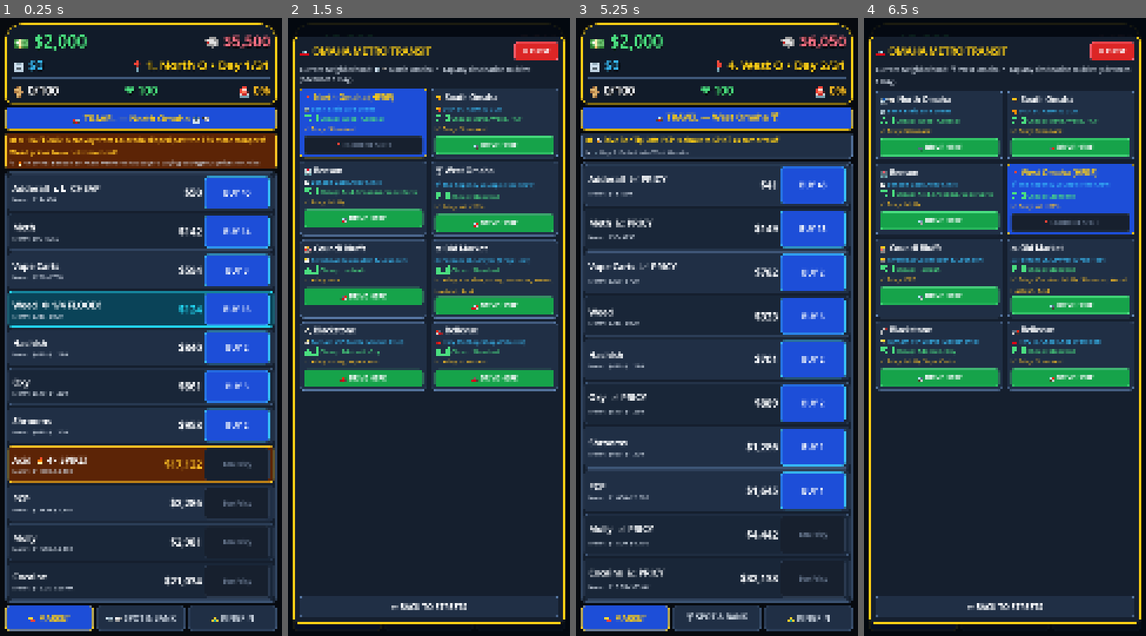
Above: before the commit, frames 1-4 (left to right).
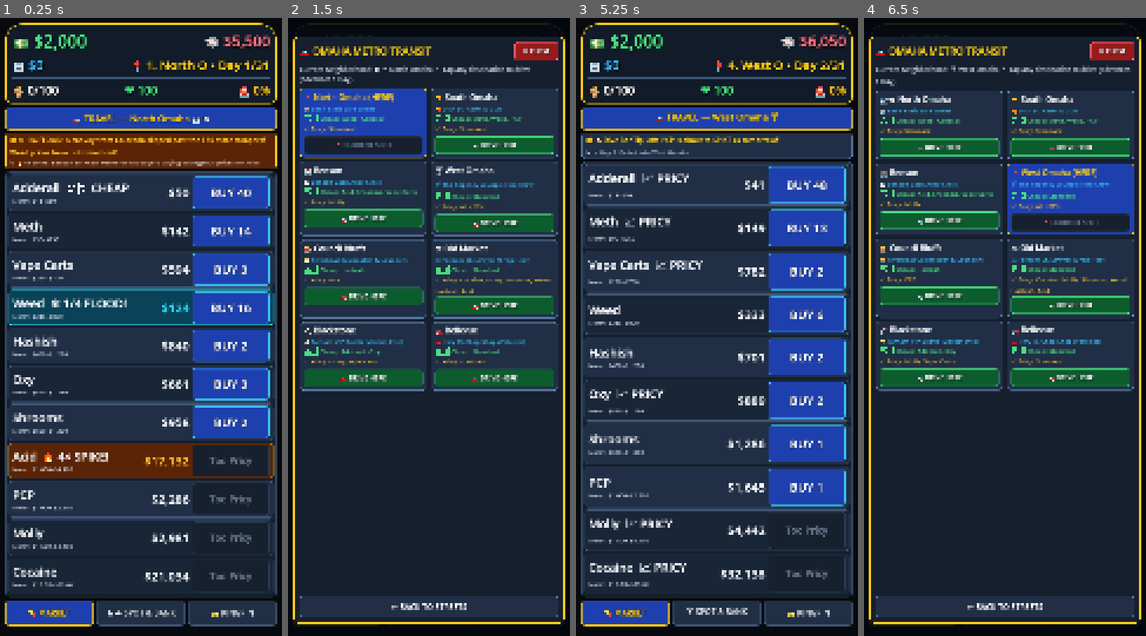
Above: after the commit, the same moments.

Repository: TimGoergen/dope-wars
Game: Godot game, scene res://Main.tscn
Same seed, same stepped clock (60 frames per second), same inputs: the game is played once before the commit and once after it.
Inputs (mouse positions are in pixels of both pictures, inside the frame that each line leads up to):
- Up to frame 1 (0.25 s): no input
- Up to frame 2 (1.5 s): click "🚗 TRAVEL — North Omaha 🏦🦈" at 0.5 s; click (395, 191) at 1.27 s
- Up to frame 3 (5.25 s): click (677, 191) at 2.02 s; click "BUY 40" at 2.75 s; click (683, 234) at 3.52 s; click (677, 228) at 4.27 s; click "BUY 14" at 5 s
- Up to frame 4 (6.5 s): click "🚗 TRAVEL — West Omaha 🍸" at 5.75 s

The runs differ from the first frame. In frame 1, 28% of the frame differs, in the area x 1-99%, y 14-100%; in frame 2, 11%; in frame 3, 29%; in frame 4, 12%.

Commit message:
feat(ui): match bottom margin to top, disable focus on unavailable rows, enlarge drug/SELL button text and boost contrast

Diff:
--- a/game/scripts/Main.gd
+++ b/game/scripts/Main.gd
@@ -82,7 +82,7 @@
 	margin.add_theme_constant_override("margin_left", 20)
 	margin.add_theme_constant_override("margin_right", 20)
 	margin.add_theme_constant_override("margin_top", 48)
-	margin.add_theme_constant_override("margin_bottom", 28)
+	margin.add_theme_constant_override("margin_bottom", 48)
 	add_child(margin)
 
 	var root_vbox := VBoxContainer.new()
@@ -319,10 +319,13 @@
 
 		# Left/Middle clickable area to open the Trade Slider Modal
 		var row_tap_btn := Button.new()
-		row_tap_btn.flat = true
+		UiPalette.style_flat_inert_button(row_tap_btn)
 		row_tap_btn.size_flags_horizontal = Control.SIZE_EXPAND_FILL
 		row_tap_btn.size_flags_vertical = Control.SIZE_EXPAND_FILL
 		row_tap_btn.pressed.connect(func() -> void:
+			var cur_entry: Dictionary = state.inventory.get(pid, {"qty": 0, "avg_paid": 0})
+			if int(cur_entry["qty"]) <= 0 and state.get_max_buyable(pid) <= 0:
+				return
 			Audio.play(&"tap")
 			_trade_overlay.open_for_product(state, pid)
 		)
@@ -342,23 +345,23 @@
 		left_vbox.mouse_filter = Control.MOUSE_FILTER_IGNORE
 		info_hbox.add_child(left_vbox)
 
-		var name_lbl := UiPalette.add_label(left_vbox, String(p_def["name"]), UiPalette.FONT_ROW_MAIN, UiPalette.TEXT_PRIMARY, false, true)
+		var name_lbl := UiPalette.add_label(left_vbox, String(p_def["name"]), UiPalette.FONT_DRUG_NAME, UiPalette.TEXT_PRIMARY, false, true)
 		name_lbl.mouse_filter = Control.MOUSE_FILTER_IGNORE
 
 		var sub_lbl := UiPalette.add_label(left_vbox, "", UiPalette.FONT_TINY, UiPalette.TEXT_SECONDARY, false, false)
 		sub_lbl.mouse_filter = Control.MOUSE_FILTER_IGNORE
 
 		# Big Price Display
-		var price_lbl := UiPalette.add_label(info_hbox, "$0", UiPalette.FONT_HEADER, UiPalette.TEXT_PRIMARY, false, true)
+		var price_lbl := UiPalette.add_label(info_hbox, "$0", UiPalette.FONT_DRUG_PRICE, UiPalette.TEXT_PRIMARY, false, true)
 		price_lbl.horizontal_alignment = HORIZONTAL_ALIGNMENT_RIGHT
 		price_lbl.vertical_alignment = VERTICAL_ALIGNMENT_CENTER
 		price_lbl.mouse_filter = Control.MOUSE_FILTER_IGNORE
 
-		# Right-edge 1-Tap Quick Action Button ([BUY N] / [SELL N] / [DUMP N])
+		# Right-edge 1-Tap Quick Action Button ([BUY N] / [SELL] / [DUMP N])
 		var quick_btn := Button.new()
-		quick_btn.custom_minimum_size = Vector2(248, 0)
+		quick_btn.custom_minimum_size = Vector2(296, 0)
 		quick_btn.size_flags_vertical = Control.SIZE_EXPAND_FILL
-		UiPalette.style_button(quick_btn, UiPalette.BTN_PRIMARY, UiPalette.BANK_CYAN, UiPalette.TEXT_PRIMARY, UiPalette.FONT_BUTTON, 12)
+		UiPalette.style_button(quick_btn, UiPalette.BTN_PRIMARY, UiPalette.BANK_CYAN, UiPalette.TEXT_PRIMARY, UiPalette.FONT_DRUG_BTN, 12)
 		quick_btn.pressed.connect(func() -> void:
 			_on_quick_action_pressed(pid)
 		)
@@ -367,6 +370,7 @@
 		_product_rows[pid] = {
 			"panel": row_panel,
 			"base_bg": row_bg_col,
+			"row_tap_btn": row_tap_btn,
 			"name_lbl": name_lbl,
 			"sub_lbl": sub_lbl,
 			"price_lbl": price_lbl,
@@ -781,6 +785,7 @@
 		var max_buy := state.get_max_buyable(pid)
 
 		var panel: PanelContainer = ui["panel"]
+		var row_tap_btn: Button = ui["row_tap_btn"]
 		var name_lbl: Label = ui["name_lbl"]
 		var sub_lbl: Label = ui["sub_lbl"]
 		var price_lbl: Label = ui["price_lbl"]
@@ -791,6 +796,11 @@
 		panel.visible = show_row
 		if not show_row:
 			continue
+
+		var can_interact := (held > 0) or (price > 0 and max_buy > 0)
+		row_tap_btn.disabled = not can_interact
+		row_tap_btn.mouse_filter = Control.MOUSE_FILTER_STOP if can_interact else Control.MOUSE_FILTER_IGNORE
+		quick_btn.mouse_filter = Control.MOUSE_FILTER_STOP if can_interact else Control.MOUSE_FILTER_IGNORE
 
 		var row_bg: Color = ui["base_bg"]
 		var row_border := UiPalette.BORDER_SLATE
@@ -846,28 +856,28 @@
 		# Smart Quick Action Button
 		if held > 0 and price > 0:
 			var pl := held * (price - avg_paid)
-			quick_btn.text = "SELL %d" % held
+			quick_btn.text = "SELL"
 			quick_btn.disabled = false
 			UiPalette.style_button(
 				quick_btn,
 				UiPalette.BTN_SUCCESS if pl >= 0 else UiPalette.BTN_AMBER,
 				UiPalette.CASH_EMERALD if pl >= 0 else UiPalette.SPIKE_AMBER,
 				UiPalette.TEXT_PRIMARY,
-				UiPalette.FONT_BUTTON,
+				UiPalette.FONT_SELL_BTN,
 				12
 			)
 		elif held > 0 and price <= 0:
 			quick_btn.text = "DUMP %d" % held
 			quick_btn.disabled = false
-			UiPalette.style_button(quick_btn, UiPalette.BTN_DANGER, UiPalette.DEBT_CRIMSON, UiPalette.TEXT_PRIMARY, UiPalette.FONT_BUTTON, 12)
+			UiPalette.style_button(quick_btn, UiPalette.BTN_DANGER, UiPalette.DEBT_CRIMSON, UiPalette.TEXT_PRIMARY, UiPalette.FONT_DRUG_BTN, 12)
 		elif price > 0 and max_buy > 0:
 			quick_btn.text = "BUY %d" % max_buy
 			quick_btn.disabled = false
-			UiPalette.style_button(quick_btn, UiPalette.BTN_PRIMARY, UiPalette.BANK_CYAN, UiPalette.TEXT_PRIMARY, UiPalette.FONT_BUTTON, 12)
+			UiPalette.style_button(quick_btn, UiPalette.BTN_PRIMARY, UiPalette.BANK_CYAN, UiPalette.TEXT_PRIMARY, UiPalette.FONT_DRUG_BTN, 12)
 		else:
 			quick_btn.text = "Coat Full" if state.get_free_capacity() <= 0 else "Too Pricy"
 			quick_btn.disabled = true
-			UiPalette.style_button(quick_btn, UiPalette.BTN_DISABLED, UiPalette.BORDER_SLATE, UiPalette.TEXT_MUTED, UiPalette.FONT_SMALL, 12)
+			UiPalette.style_button(quick_btn, UiPalette.BTN_DISABLED, UiPalette.BORDER_SLATE, UiPalette.TEXT_MUTED, 36, 12)
 
 	# 4. Update Spot & Kingpin Tabs if visible
 	if _current_tab == 1:
--- a/game/scripts/ui/UiPalette.gd
+++ b/game/scripts/ui/UiPalette.gd
@@ -31,10 +31,10 @@
 
 const POLICE_RED := Color("#EF4444")
 const POLICE_BLUE := Color("#3B82F6")
-const BTN_PRIMARY := Color("#1D4ED8")
-const BTN_SUCCESS := Color("#16A34A")
-const BTN_DANGER := Color("#DC2626")
-const BTN_AMBER := Color("#D97706")
+const BTN_PRIMARY := Color("#1E40AF")
+const BTN_SUCCESS := Color("#0D5C2E")
+const BTN_DANGER := Color("#991B1B")
+const BTN_AMBER := Color("#92400E")
 const BTN_DISABLED := Color("#17202E")
 
 # Chunky, high-visibility font scale for 1080x2400 portrait viewport (Pixel 10 Pro XL)
@@ -42,6 +42,10 @@
 const FONT_HERO_DEBT := 56
 const FONT_HERO_ROW2 := 46
 const FONT_HERO_ROW3 := 44
+const FONT_SELL_BTN := 60
+const FONT_DRUG_BTN := 45
+const FONT_DRUG_PRICE := 46
+const FONT_DRUG_NAME := 44
 const FONT_HERO := 48
 const FONT_TITLE := 46
 const FONT_HEADER := 38
@@ -54,6 +58,7 @@
 
 
 static var _bold_font: FontVariation
+static var _empty_stylebox: StyleBoxEmpty
 
 
 static func make_bold_font() -> FontVariation:
@@ -62,6 +67,23 @@
 		_bold_font.base_font = ThemeDB.fallback_font
 		_bold_font.variation_embolden = 0.45
 	return _bold_font
+
+
+static func make_empty_box() -> StyleBoxEmpty:
+	if _empty_stylebox == null:
+		_empty_stylebox = StyleBoxEmpty.new()
+	return _empty_stylebox
+
+
+static func style_flat_inert_button(btn: Button) -> void:
+	var eb := make_empty_box()
+	btn.flat = true
+	btn.focus_mode = Control.FOCUS_NONE
+	btn.add_theme_stylebox_override("normal", eb)
+	btn.add_theme_stylebox_override("hover", eb)
+	btn.add_theme_stylebox_override("pressed", eb)
+	btn.add_theme_stylebox_override("focus", eb)
+	btn.add_theme_stylebox_override("disabled", eb)
 
 
 static func make_box(
@@ -94,21 +116,24 @@
 	radius: int = 12
 ) -> void:
 	var bw := 3 if border.a > 0.01 else 0
-	var normal := make_box(bg, border, radius, bw, 14, 10)
-	var hover := make_box(bg.lightened(0.12), border.lightened(0.18), radius, bw, 14, 10)
-	var pressed := make_box(bg.darkened(0.18), border, radius, bw, 14, 10)
-	var disabled := make_box(BTN_DISABLED, Color("#2A394F"), radius, 2, 14, 10)
-
+	var normal := make_box(bg, border, radius, bw, 12, 8)
+	var hover := make_box(bg.lightened(0.08), border.lightened(0.12), radius, bw, 12, 8)
+	var pressed := make_box(bg.darkened(0.16), border, radius, bw, 12, 8)
+	var disabled := make_box(BTN_DISABLED, Color("#2A394F"), radius, 2, 12, 8)
+
+	btn.focus_mode = Control.FOCUS_NONE
 	btn.add_theme_stylebox_override("normal", normal)
 	btn.add_theme_stylebox_override("hover", hover)
 	btn.add_theme_stylebox_override("pressed", pressed)
-	btn.add_theme_stylebox_override("focus", hover)
+	btn.add_theme_stylebox_override("focus", normal)
 	btn.add_theme_stylebox_override("disabled", disabled)
 	btn.add_theme_color_override("font_color", text_col)
 	btn.add_theme_color_override("font_hover_color", text_col)
 	btn.add_theme_color_override("font_pressed_color", text_col)
 	btn.add_theme_color_override("font_focus_color", text_col)
 	btn.add_theme_color_override("font_disabled_color", TEXT_MUTED)
+	btn.add_theme_color_override("font_outline_color", Color(0.0, 0.0, 0.0, 0.95))
+	btn.add_theme_constant_override("outline_size", 0 if btn.disabled else 5)
 	btn.add_theme_font_size_override("font_size", font_sz)
 	btn.add_theme_font_override("font", make_bold_font())
 	btn.clip_text = true
